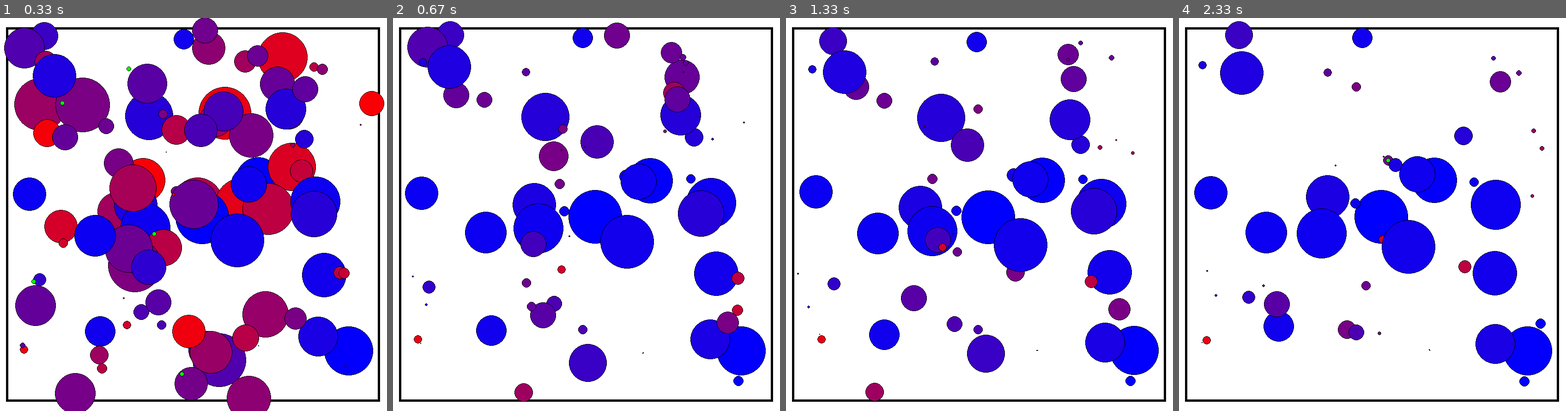
Above: before the commit, frames 1-4 (left to right).
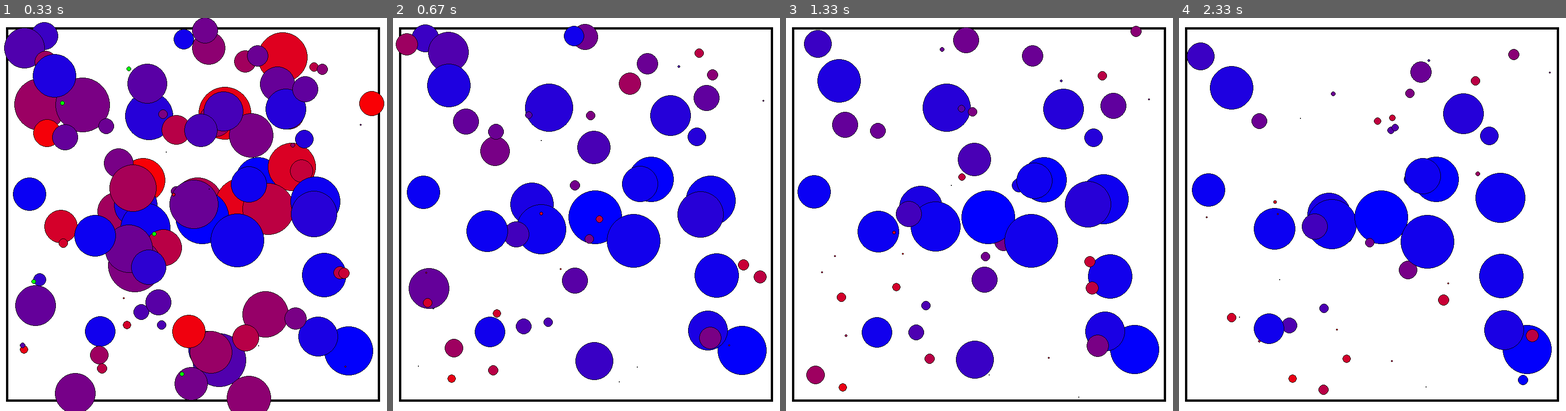
Above: after the commit, the same moments.

Repository: LeoBasov/live-sim
Game: pygame game, started from app/gui_pygame/main.py
Two runs of this game, one before a commit and one after it. Both use one fixed random seed, a clock stepped at 60 frames per second and the inputs below.
Inputs:
- Up to frame 1 (0.33 s): no input
- Up to frame 2 (0.67 s): tap Space at 0.33 s
- Up to frame 3 (1.33 s): tap Space at 0.67, 1.07 s
- Up to frame 4 (2.33 s): tap Space at 1.37, 1.57, 1.9, 2.2 s

Frame 1 is identical in both runs. In frame 2, 14% of the frame differs, in the area x 0-97%, y 0-98%; in frame 3, 14%; in frame 4, 12%.

Commit message:
Removed fighting function.

Diff:
--- a/live_sim/creature.py
+++ b/live_sim/creature.py
@@ -57,10 +57,6 @@
 		if self.state.moving:
 			self._move()
 
-	def fight(self):
-		if self.state.fighting:
-			self._fight()
-
 	def grow(self):
 		if self.state.growing:
 			self._grow()
@@ -70,17 +66,6 @@
 			self.state.growing = False
 		else:
 			self.size += self.size_max*0.1
-
-	def _fight(self):
-		dist = self._find_enemy()
-
-		if dist[1] != None:
-			if dist[1].size > 1.2*self.size:
-				dist[1].energy += 0.3*self.energy
-				self.state = Dead()
-			elif 1.2*dist[1].size < self.size:
-				self.energy += dist[1].energy
-				dist[1].state = Dead()
 
 	def _find_enemy(self):
 		dist = [sys.float_info.max, None]
@@ -222,7 +207,6 @@
 		self.reproducing = True
 		self.consuming = True
 		self.moving = True
-		self.fighting = True
 		self.growing = True
 
 class Dead(State):
@@ -235,5 +219,4 @@
 		self.reproducing = False
 		self.consuming = False
 		self.moving = False
-		self.fighting = False
 		self.growing = False
--- a/live_sim/world.py
+++ b/live_sim/world.py
@@ -80,7 +80,6 @@
 			creature.grow()
 			creature.move()
 			creature.consume_energy()
-			creature.fight()
 
 		for creature in self.creatures:
 			creature.reproduce()
